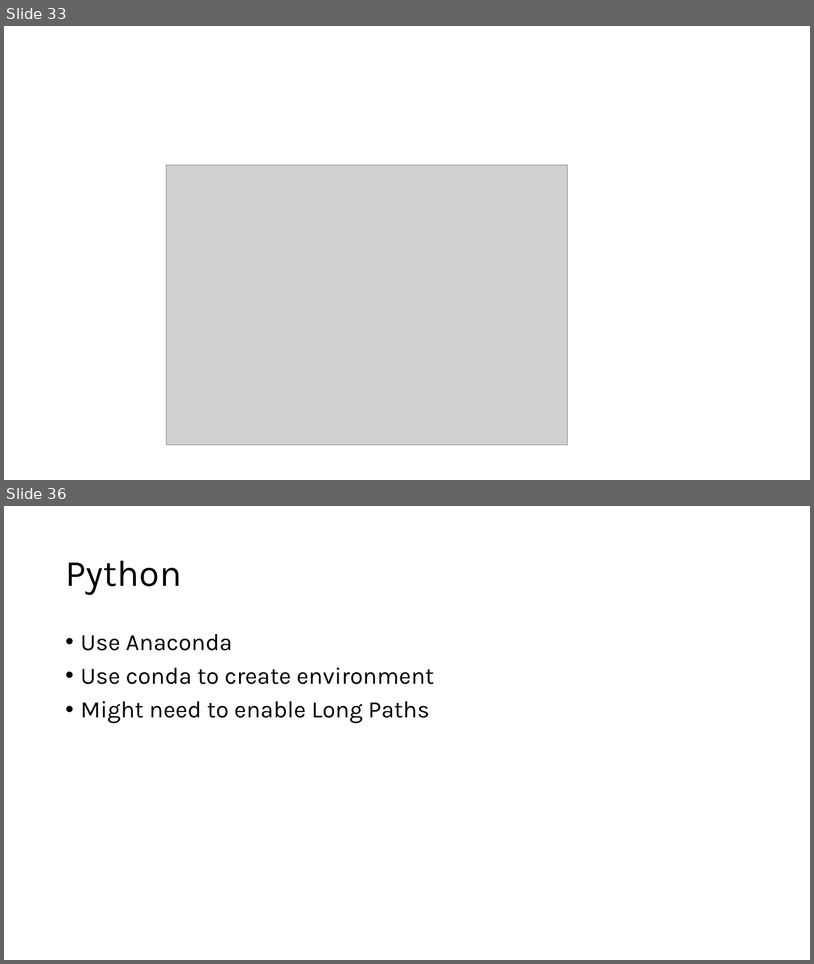
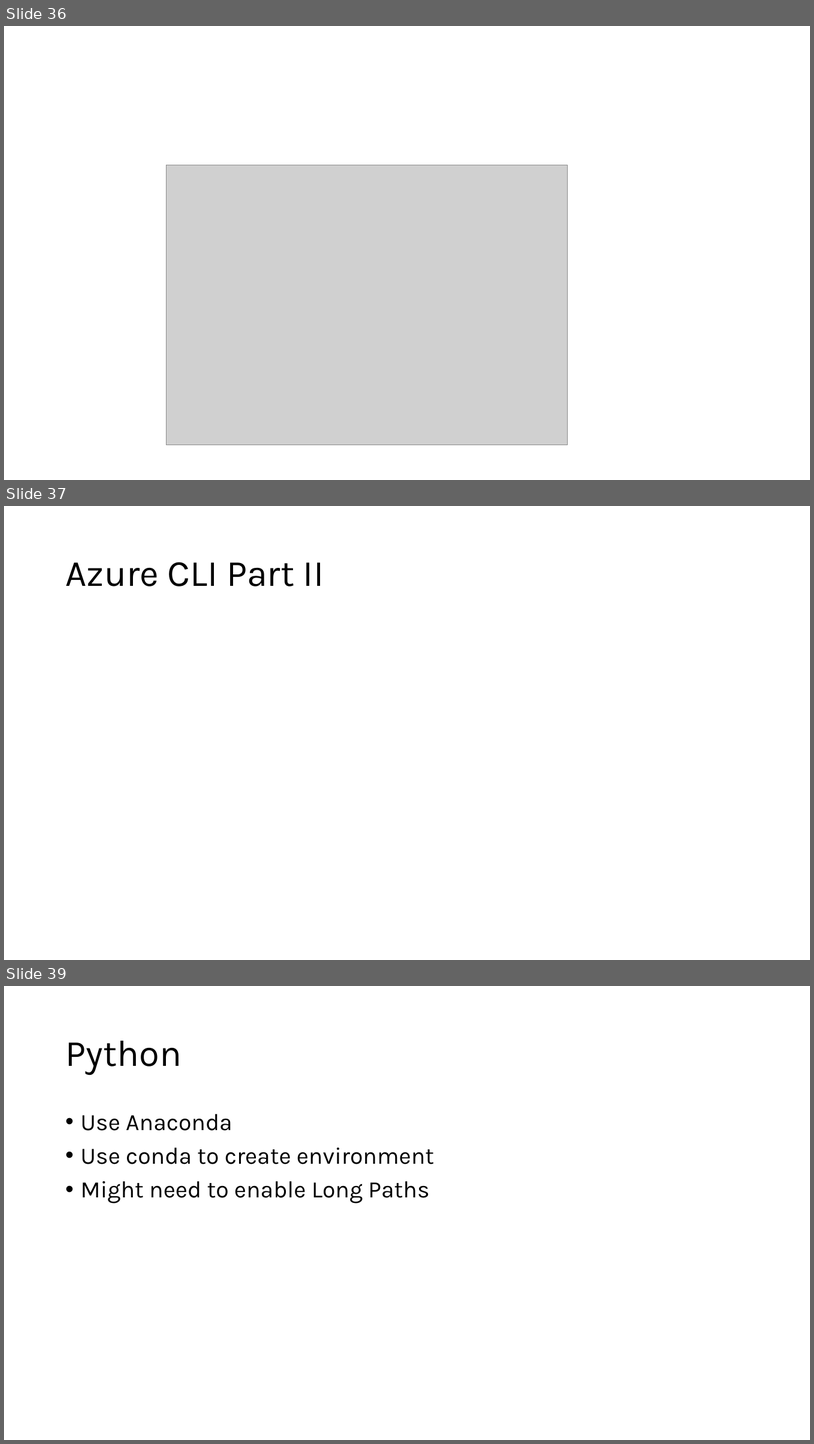
Before and after one commit to phil-a10/Talks, a slide deck: Data Engineering Using Free Tools/Learn Data Engineering For Free.pptx. Shown one above the other, each under a label of ours: slides 33 and 36 before the commit, slides 36, 37 and 39 after it; the slides between them are not shown. The pictures are 814x964 and 814x1444 pixels, drawn with LibreOffice and Linux fonts; fonts in the diff are those of the drawing; grey boxes stand for pictures. Boxes give left, top, right and bottom in pixels: in the first picture for what was removed or moved away, otherwise in the second. Text is boxed around its words. In the diff, an @@ line names an element or a change of style, - is before the commit and + after.

```diff
--- a/Data Engineering Using Free Tools/Learn Data Engineering For Free.pptx
+++ b/Data Engineering Using Free Tools/Learn Data Engineering For Free.pptx
@@ slide 37 added at <box>4,506,810,960</box>, background #FFFFFF @@
@@ title added at <box>65,562,324,586</box>, 44 pt, text #000000 @@
+Azure CLI Part II
@@ what was slide 33 is now slide 36 @@
@@ what was slide 36 is now slide 39 @@
```
Also in this commit, not shown: 4 slides changed, 5 other slides added, 3 other files.
